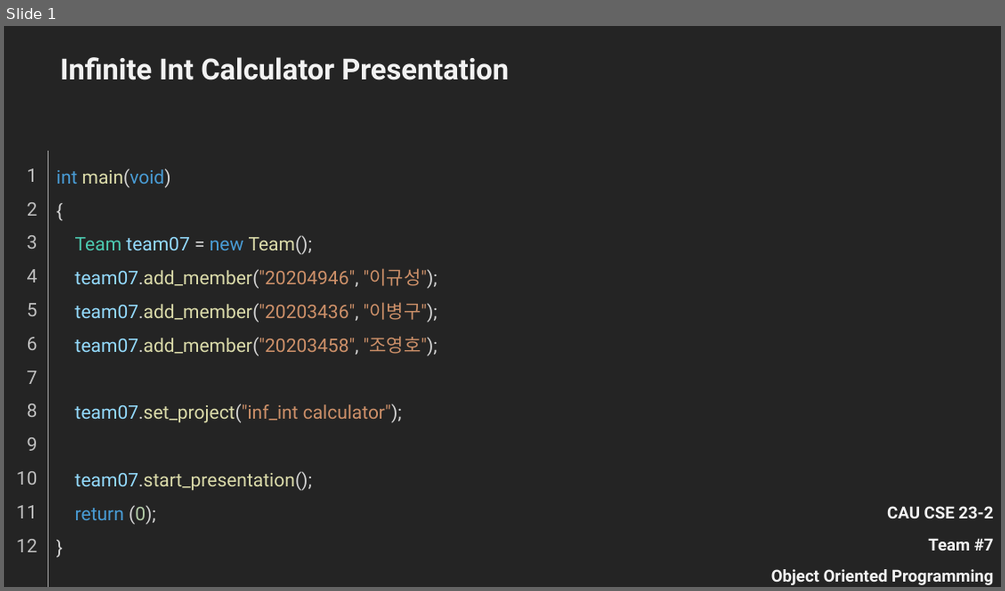
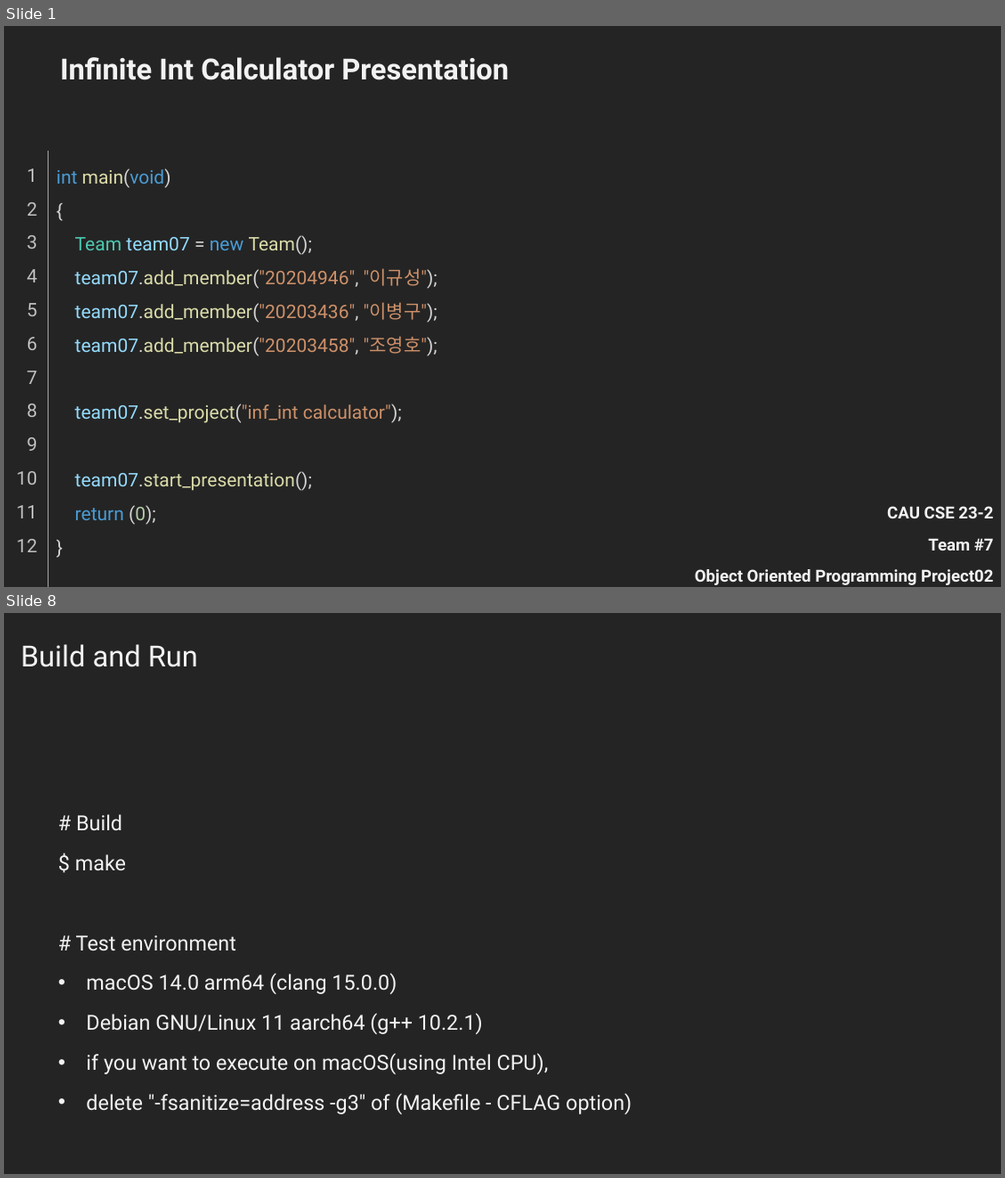
Before and after one commit to Tastypotato245/OOP_Project02, a slide deck: OOP_Project02_Team07.pptx. Shown one above the other, each under a label of ours: slide 1 before the commit, slides 1 and 8 after it; the slides between them are not shown. The pictures are 1005x591 and 1005x1178 pixels, drawn with LibreOffice and Linux fonts; fonts in the diff are those of the drawing. Boxes give left, top, right and bottom in pixels: in the first picture for what was removed or moved away, otherwise in the second. Text is boxed around its words. In the diff, an @@ line names an element or a change of style, - is before the commit and + after.

```diff
--- a/OOP_Project02_Team07.pptx
+++ b/OOP_Project02_Team07.pptx
@@ slide 8 added at (x1=4, y1=613, x2=1001, y2=1174), background #242424 @@
@@ text added at (x1=21, y1=644, x2=198, y2=667), 28 pt, text #F2F2F2 @@
+Build and Run
@@ text added at (x1=75, y1=814, x2=631, y2=1114), 20 pt, text #F2F2F2 @@
+# Build
+$ make
+# Test environment
+• macOS 14.0 arm64 (clang 15.0.0)
+• Debian GNU/Linux 11 aarch64 (g++ 10.2.1)
+• if you want to execute on macOS(using Intel CPU),
+• delete "-fsanitize=address -g3" of (Makefile - CFLAG option)
@@ slide 1 changed as well @@
@@ text "CAU CSE 23-2" moved from (x1=771, y1=506, x2=994, y2=585) to (x1=695, y1=506, x2=994, y2=585) @@
@@ text at (x1=695, y1=569, x2=993, y2=585): text changed @@
-Object Oriented Programming
+Object Oriented Programming Project02
```
Also in this commit, not shown: 9 other slides added, 3 slides removed, 1 other file.
